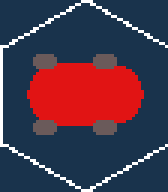
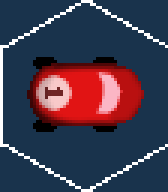
Comparing the layer stacks of the two (168, 192) images. Changes:
added layer "Layer copy #3" (multiply, 18%) above "Layer" over left=27, top=63, right=144, bottom=126
added layer "Layer" (77%) above "Layer copy #2" over left=36, top=75, right=72, bottom=111
added layer "Layer copy #2" (multiply, 70%) above "Pasted Layer #2" over left=27, top=63, right=144, bottom=126
added layer "Pasted Layer #2" above "Pasted Layer" over left=96, top=72, right=123, bottom=114
painted on "Pasted Layer" over left=33, top=54, right=117, bottom=135
added layer "Pasted Layer #1" above "Screen Shot 2018-04-21 at 4.58.20 PM.png" over left=33, top=57, right=117, bottom=132
showed "Background" over left=27, top=54, right=144, bottom=135
